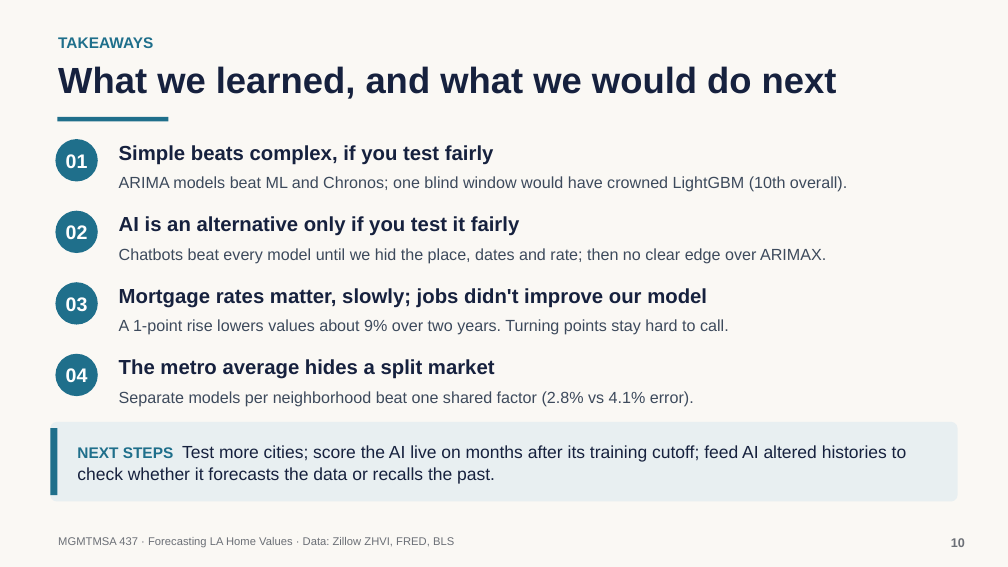
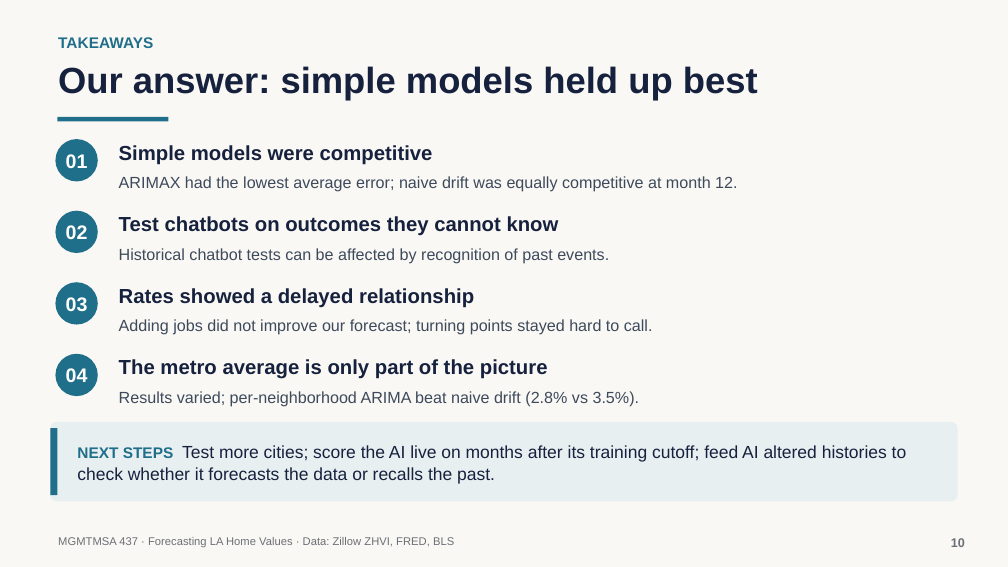
Before and after one commit to neiltd/la-housing-forecast, a slide deck: slide 10 of slides/LA_home_values_slides.pptx. Drawn at 1008x567 pixels with LibreOffice and Linux fonts; fonts in the diff are those of the drawing. Boxes give left, top, right and bottom in pixels: in the first picture for what was removed or moved away, otherwise in the second. Text is boxed around its words. In the diff, an @@ line names an element or a change of style, - is before the commit and + after.

```diff
--- a/slides/LA_home_values_slides.pptx
+++ b/slides/LA_home_values_slides.pptx
@@ text at <box>58,66,758,101</box>: text changed @@
-What we learned, and what we would do next
+Our answer: simple models held up best
@@ text at <box>119,145,433,165</box>: text changed @@
-Simple beats complex, if you test fairly
+Simple models were competitive
@@ text at <box>119,176,737,192</box>: text changed @@
-ARIMA models beat ML and Chronos; one blind window would have crowned LightGBM (10th overall).
+ARIMAX had the lowest average error; naive drift was equally competitive at month 12.
@@ text at <box>119,216,559,236</box>: text changed @@
-AI is an alternative only if you test it fairly
+Test chatbots on outcomes they cannot know
@@ text at <box>119,248,609,264</box>: text changed @@
-Chatbots beat every model until we hid the place, dates and rate; then no clear edge over ARIMAX.
+Historical chatbot tests can be affected by recognition of past events.
@@ text at <box>119,288,474,308</box>: text changed @@
-Mortgage rates matter, slowly; jobs didn't improve our model
+Rates showed a delayed relationship
@@ text at <box>119,319,653,335</box>: text changed @@
-A 1-point rise lowers values about 9% over two years. Turning points stay hard to call.
+Adding jobs did not improve our forecast; turning points stayed hard to call.
@@ text at <box>119,359,548,379</box>: text changed @@
-The metro average hides a split market
+The metro average is only part of the picture
@@ text at <box>119,391,640,407</box>: text changed @@
-Separate models per neighborhood beat one shared factor (2.8% vs 4.1% error).
+Results varied; per-neighborhood ARIMA beat naive drift (2.8% vs 3.5%).
```
Also in this commit, not shown: 9 other slides changed, 3 other files.
